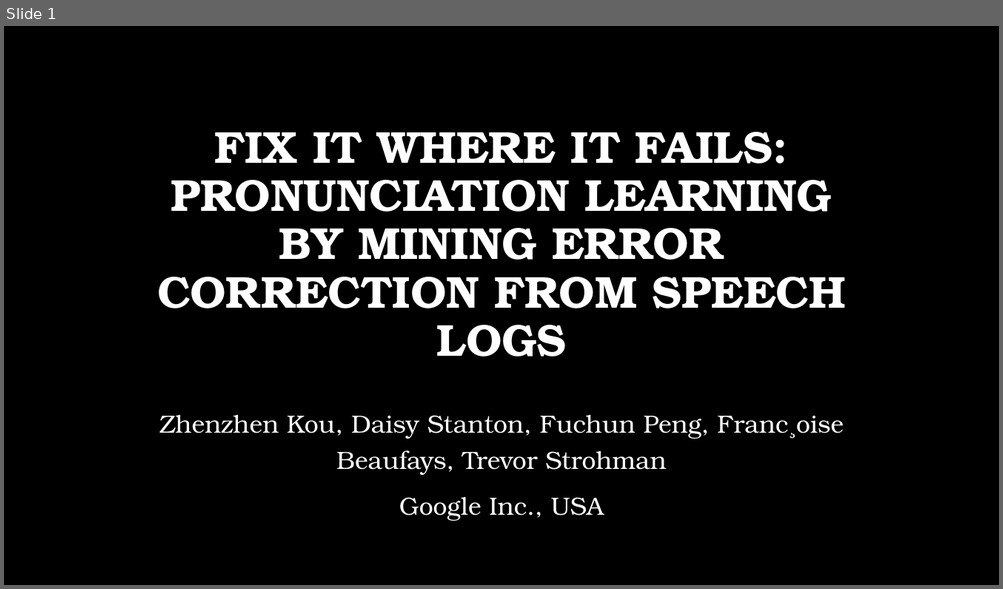
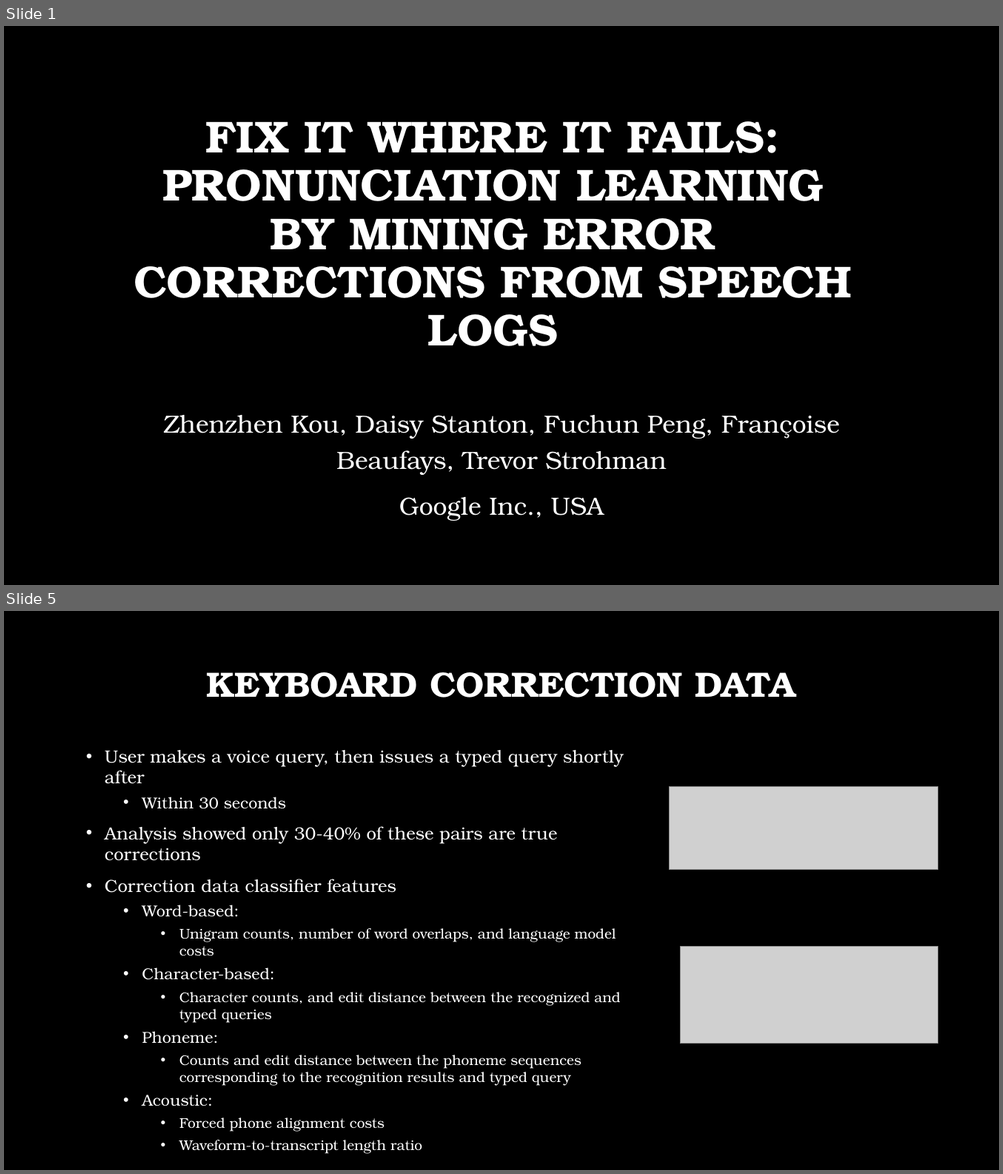
Before and after one commit to msnyde8/COSC757, a slide deck: Assignments/ArticleSummary/ArticleSummarySlides-MJS.pptx. Shown one above the other, each under a label of ours: slide 1 before the commit, slides 1 and 5 after it; the slides between them are not shown. The pictures are 1003x589 and 1003x1174 pixels, drawn with LibreOffice and Linux fonts; fonts in the diff are those of the drawing; grey boxes stand for pictures; background and template pictures are left out. Boxes give left, top, right and bottom in pixels: in the first picture for what was removed or moved away, otherwise in the second. Text is boxed around its words. In the diff, an @@ line names an element or a change of style, - is before the commit and + after.

```diff
--- a/Assignments/ArticleSummary/ArticleSummarySlides-MJS.pptx
+++ b/Assignments/ArticleSummary/ArticleSummarySlides-MJS.pptx
@@ slide 5 added at bbox=[4, 611, 999, 1170], background picture (left out) @@
@@ title added at bbox=[207, 672, 794, 698], 34 pt, text #FFFFFF, bold @@
+KEYBOARD CORRECTION DATA
@@ text added at bbox=[105, 750, 623, 1132], 13.6 pt, text #FFFFFF @@
+• User makes a voice query, then issues a typed query shortly after
+  • Within 30 seconds
+• Analysis showed only 30-40% of these pairs are true corrections
+• Correction data classifier features
+  • Word-based:
+    • Unigram counts, number of word overlaps, and language model costs
+  • Character-based:
+    • Character counts, and edit distance between the recognized and typed queries
+  • Phoneme:
+    • Counts and edit distance between the phoneme sequences corresponding to the recognition results and typed query
+  • Acoustic:
+    • Forced phone alignment costs
+    • Waveform-to-transcript length ratio
@@ picture added at bbox=[669, 786, 937, 870] @@
@@ picture added at bbox=[680, 947, 938, 1044] @@
@@ slide 1 changed as well @@
@@ title "FIX IT WHERE IT FAILS: ..." at bbox=[134, 121, 851, 346]: vertical alignment bottom to middle @@
@@ title at bbox=[134, 121, 851, 346]: text changed @@
-FIX IT WHERE IT FAILS: PRONUNCIATION LEARNING BY MINING ERROR CORRECTION FROM SPEECH LOGS
+FIX IT WHERE IT FAILS: PRONUNCIATION LEARNING BY MINING ERROR CORRECTIONS FROM SPEECH LOGS
@@ subtitle at bbox=[163, 415, 839, 475]: text changed @@
-Zhenzhen Kou, Daisy Stanton, Fuchun Peng, Franc¸oise Beaufays, Trevor Strohman
+Zhenzhen Kou, Daisy Stanton, Fuchun Peng, Françoise Beaufays, Trevor Strohman
```
Also in this commit, not shown: 7 other slides added, 4 slides removed, 1 other file.
